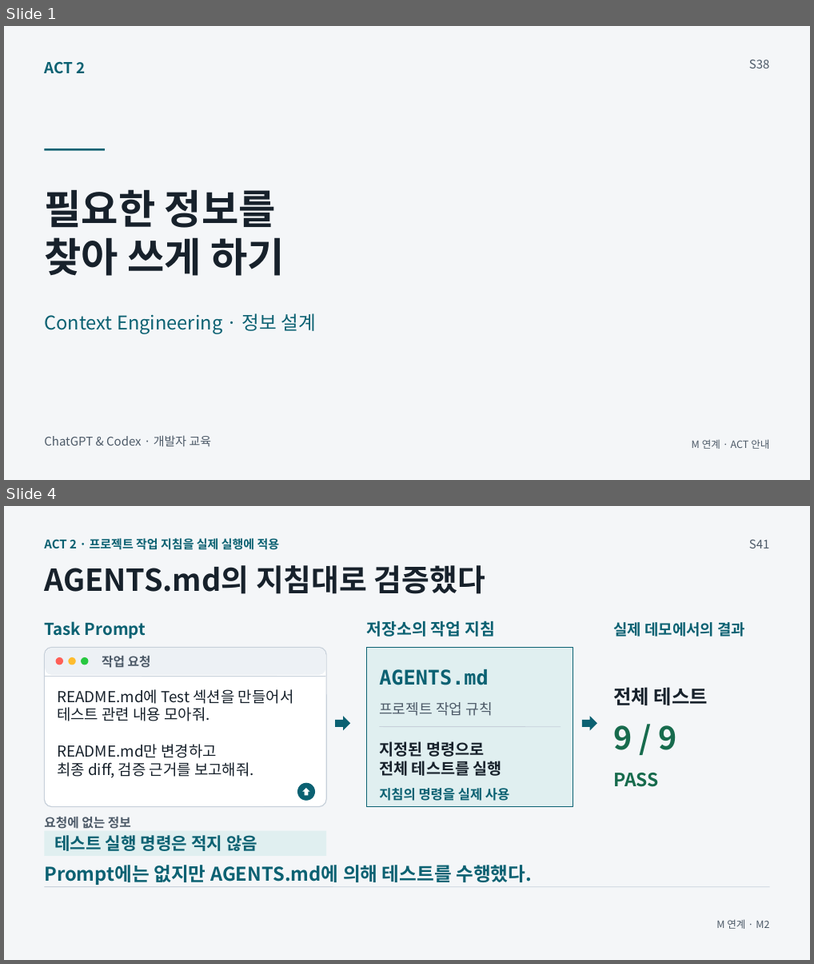
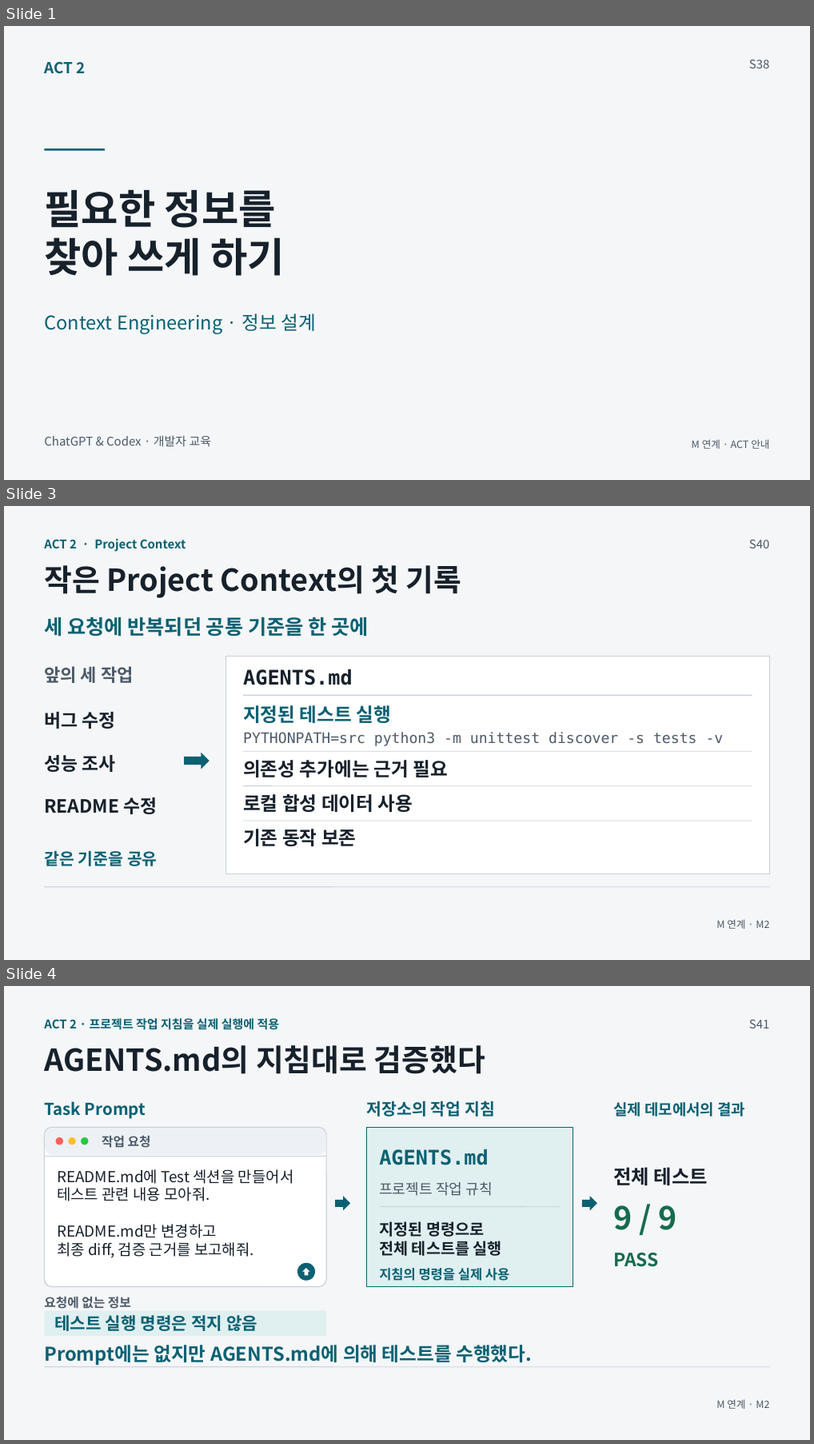
Before and after one commit to GideokKim/ai-dev-training, a slide deck: production/ACT_2.pptx. Shown one above the other, each under a label of ours: slides 1 and 4 before the commit, slides 1, 3 and 4 after it; the slides between them are not shown. The pictures are 814x964 and 814x1444 pixels, drawn with LibreOffice and Linux fonts; fonts in the diff are those of the drawing. Boxes give left, top, right and bottom in pixels: in the first picture for what was removed or moved away, otherwise in the second. Text is boxed around its words. In the diff, an @@ line names an element or a change of style, - is before the commit and + after.

```diff
--- a/production/ACT_2.pptx
+++ b/production/ACT_2.pptx
@@ slide 3 added at (x1=4, y1=506, x2=810, y2=960), background #F4F6F8 @@
@@ text added at (x1=44, y1=539, x2=186, y2=552), 14.2 pt, text #0B6172, bold @@
+ACT 2 · Project Context
@@ text added at (x1=750, y1=540, x2=770, y2=548), 14.2 pt, text #4D5A68 @@
+S40
@@ text added at (x1=44, y1=565, x2=462, y2=598), 36 pt, text #17212B, bold @@
+작은 Project Context의 첫 기록
@@ text added at (x1=44, y1=617, x2=368, y2=636), 24 pt, text #0B6172, bold @@
+세 요청에 반복되던 공통 기준을 한 곳에
@@ text added at (x1=44, y1=666, x2=134, y2=683), 21 pt, text #4D5A68, bold @@
+앞의 세 작업
@@ rectangle added at (x1=226, y1=656, x2=770, y2=874), fill #FFFFFF, outline #C7D0DA 1.13 pt @@
@@ text added at (x1=243, y1=669, x2=353, y2=685), 24 pt, text #17212B, bold @@
+AGENTS.md
@@ line added from (243, 695) to (753, 695), #C7D0DA 1.13 pt @@
@@ text added at (x1=44, y1=712, x2=115, y2=728), 21.8 pt, text #17212B, bold @@
+버그 수정
@@ text added at (x1=243, y1=705, x2=392, y2=723), 22.5 pt, text #0B6172, bold @@
+지정된 테스트 실행
@@ text added at (x1=243, y1=732, x2=724, y2=746), 17.2 pt, text #4D5A68 @@
+PYTHONPATH=src python3 -m unittest discover -s tests -v
@@ text added at (x1=44, y1=755, x2=115, y2=772), 21.8 pt, text #17212B, bold @@
+성능 조사
@@ right arrow added at (x1=184, y1=752, x2=210, y2=768), fill #0B6172 @@
@@ line added from (243, 751) to (753, 751), #C7D0DA 0.75 pt @@
@@ text added at (x1=243, y1=760, x2=448, y2=777), 22.5 pt, text #17212B, bold @@
+의존성 추가에는 근거 필요
@@ line added from (243, 785) to (753, 785), #C7D0DA 0.75 pt @@
@@ text added at (x1=44, y1=797, x2=158, y2=814), 21.8 pt, text #17212B, bold @@
+README 수정
@@ text added at (x1=243, y1=794, x2=414, y2=812), 22.5 pt, text #17212B, bold @@
+로컬 합성 데이터 사용
@@ line added from (243, 820) to (753, 820), #C7D0DA 0.75 pt @@
@@ text added at (x1=243, y1=828, x2=357, y2=846), 22.5 pt, text #17212B, bold @@
+기존 동작 보존
@@ text added at (x1=44, y1=851, x2=158, y2=866), 19.5 pt, text #0B6172, bold @@
+같은 기준을 공유
@@ line added from (45, 887) to (770, 887), #C7D0DA 0.75 pt @@
@@ text added at (x1=717, y1=919, x2=770, y2=928), 12 pt, text #4D5A68 @@
+M 연계 · M2
```
Also in this commit, not shown: 3 slides changed, 1 slide removed, 36 other files.
